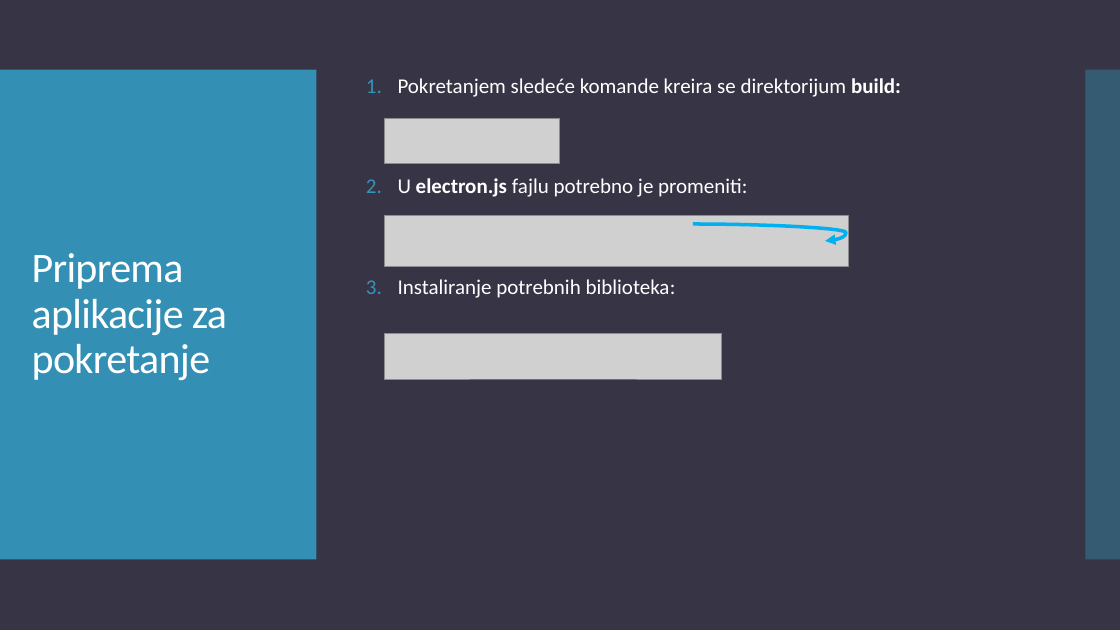
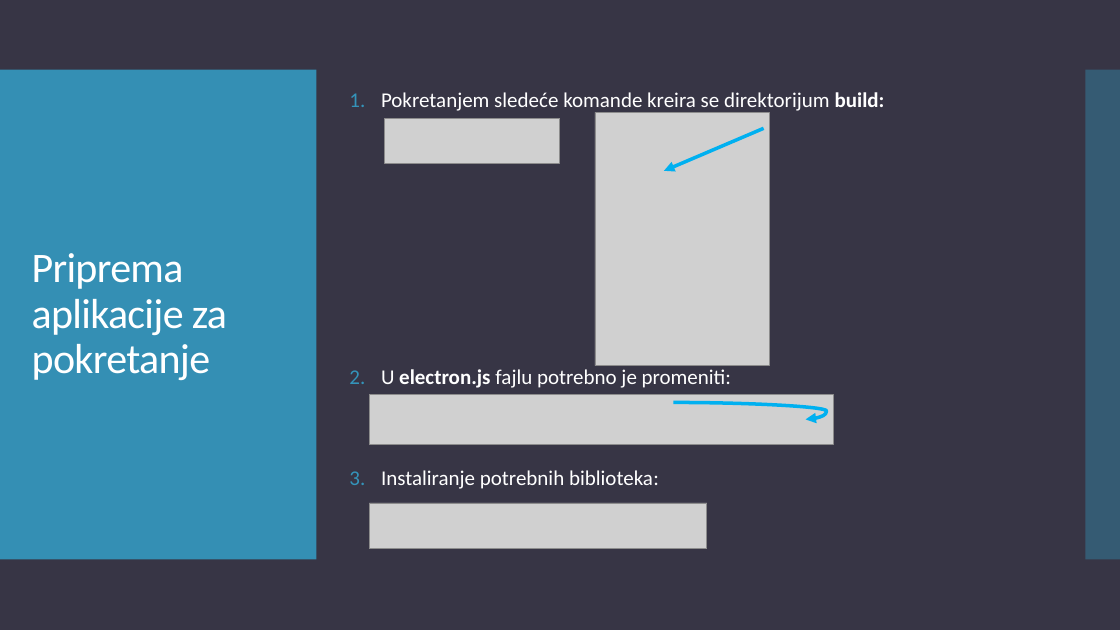
Before and after one commit to teodora18040cvetkovic/electron_react, a slide deck: slide 17 of Electron.pptx (slide 15 before the commit). Drawn at 1120x630 pixels with LibreOffice and Linux fonts; fonts in the diff are those of the drawing; grey boxes stand for pictures. Boxes give left, top, right and bottom in pixels: in the first picture for what was removed or moved away, otherwise in the second. Text is boxed around its words. In the diff, an @@ line names an element or a change of style, - is before the commit and + after.

```diff
--- a/Electron.pptx
+++ b/Electron.pptx
@@ text "Pokretanjem sledeće komande kreira se ..." rewrapped from box(398, 78, 901, 298) to box(381, 92, 885, 489) @@
@@ picture added at box(595, 113, 769, 366) @@
@@ arrow added from (764, 129) to (664, 171), #00B0F0 3 pt @@
@@ picture: place and size @@
-picture at box(385, 216, 849, 266)
+picture at box(370, 394, 833, 444)
@@ curved arrow moved from (693, 224) - (825, 241) to (674, 402) - (806, 419) @@
@@ picture: place and size @@
-picture at box(385, 334, 723, 380)
+picture at box(370, 503, 707, 549)
```
Also in this commit, not shown: 4 other slides changed, 3 slides added, 1 other file.
